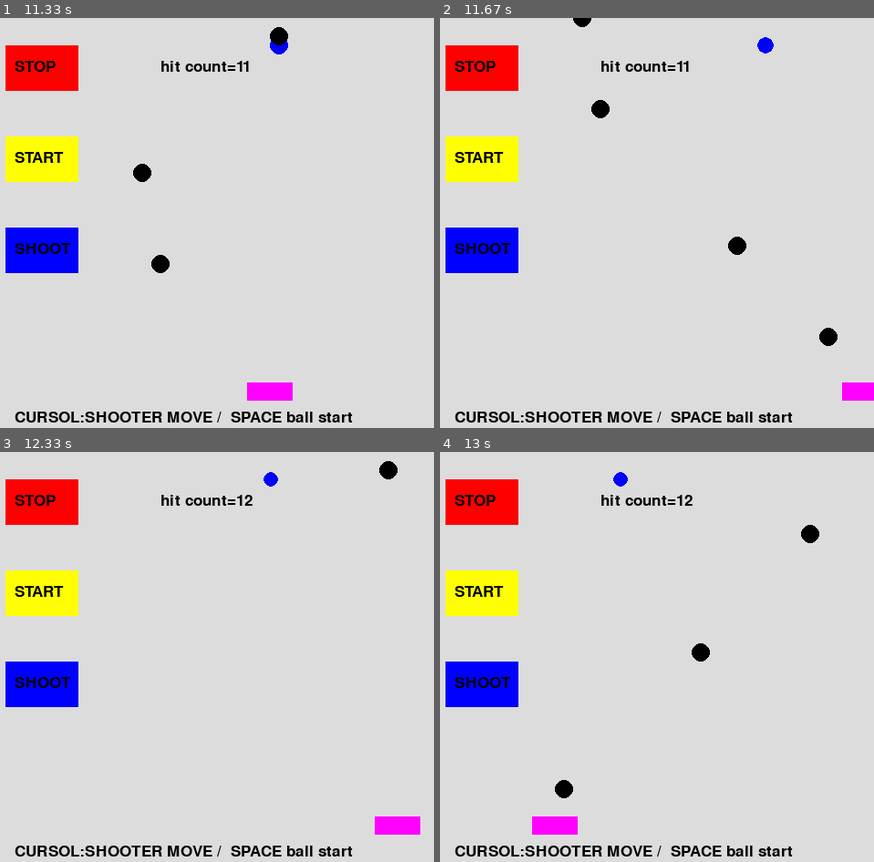
Above: before the commit, frames 1-4 (two rows, left to right).
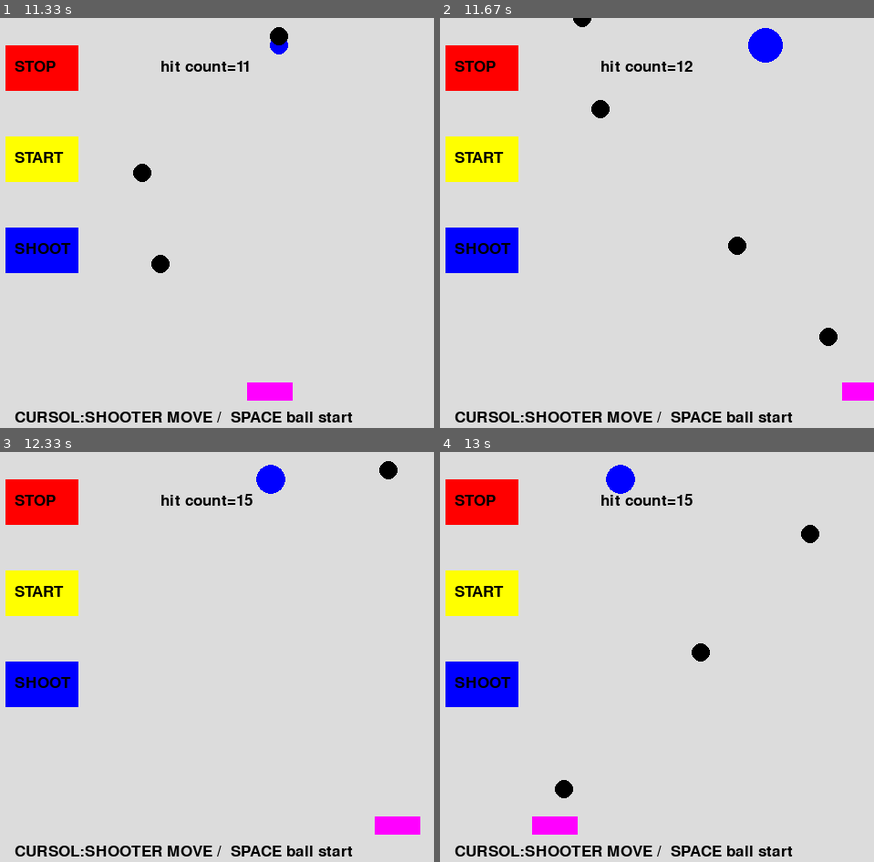
Above: after the commit, the same moments.

Repository: snc29654/pygame
Game: pygame game, started from shooting.py
Same seed, same stepped clock (60 frames per second), same inputs: the game is played once before the commit and once after it.
Inputs:
- Up to frame 1 (11.33 s): hold Right 0.33-0.97 s; hold Left 1-1.47 s; tap Space at 1.07, 1.37, 1.57, 1.87, 2.57, 2.87, 3.13, 3.43, 3.57, 3.87, 4.23, 4.53, 4.73, 5.03, 5.23, 5.53, 5.73, 6.03, 6.3, 6.6, 6.73, 7.03, 7.4, 7.7, 7.9, 8.2, 8.9, 9.2, 9.47, 9.77, 9.9, 10.2, 10.57, 10.87, 11.07 s; hold Right 1.5-1.97 s; hold Left 2.5-3.03 s; hold Left 3.07-3.47 s; hold Right 3.5-4.13 s; hold Left 4.17-4.63 s; hold Right 4.67-5.13 s; hold Right 5.17-5.63 s; hold Left 5.67-6.2 s; hold Left 6.23-6.63 s; hold Right 6.67-7.3 s; hold Left 7.33-7.8 s; hold Right 7.83-8.3 s; hold Left 8.83-9.37 s; hold Left 9.4-9.8 s; hold Right 9.83-10.47 s; hold Left 10.5-10.97 s; hold Right from 11 s (still down)
- Up to frame 2 (11.67 s): tap Space at 11.37, 11.57 s; release Right at 11.47 s; hold Right from 11.5 s (still down)
- Up to frame 3 (12.33 s): tap Space at 11.87, 12.07 s; release Right at 11.97 s; hold Left from 12 s (still down)
- Up to frame 4 (13 s): tap Space at 12.37, 12.63, 12.93 s; release Left at 12.53 s; hold Left 12.57-12.97 s

Frame 1 is identical in both runs. In frame 2, 0.4% of the frame differs, in the area x 56-79%, y 2-14%; in frame 3, 0.3%; in frame 4, 0.3%.

Commit message:
ターゲットのサイズを変動

Diff:
--- a/shooting.py
+++ b/shooting.py
@@ -135,6 +135,9 @@
             hit_count+=1
             hit=0
             target_size-=1
+            if(target_size<10):
+                target_size=20
+
         texthit = font.render("hit count="+str(hit_count), True, (0,0,0))
         main_surface.blit(texthit, (200,45))
         pygame.display.update()
